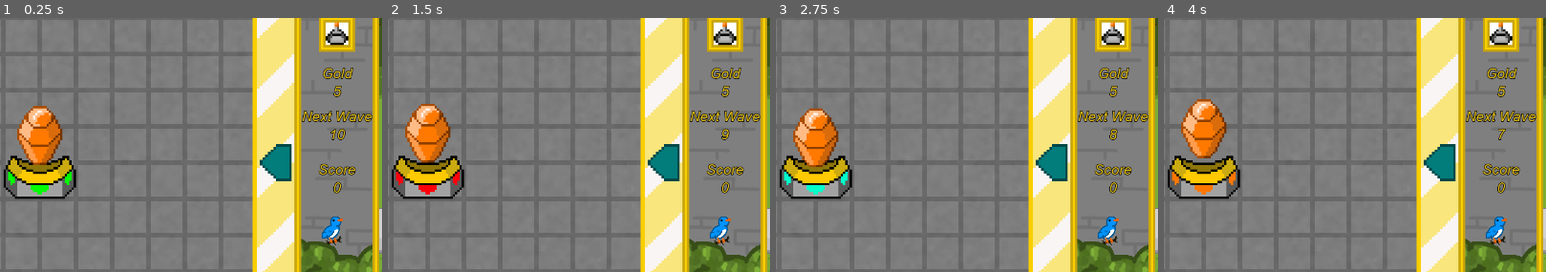
Above: before the commit, frames 1-4 (left to right).
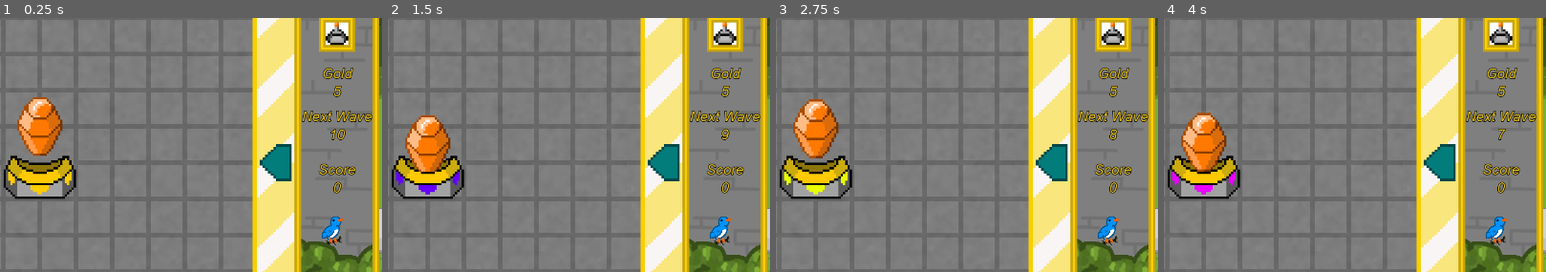
Above: after the commit, the same moments.

Repository: Evellior/GGJ22
Game: Godot game, scene res://Main.tscn
Two runs of this game, one before a commit and one after it. Both use one fixed random seed, a clock stepped at 60 frames per second and the inputs below.
Inputs (mouse positions are % of the whole screen's width and height, from its top left):
- Up to frame 1 (0.25 s): no input
- Up to frame 2 (1.5 s): click "Build Thumper" at 0.5 s; click "Build Thumper" at 1.25 s
- Up to frame 3 (2.75 s): click "Build Thumper" at 2 s
- Up to frame 4 (4 s): move the mouse to (72, 7) at 2.77 s; click (72, 7) at 2.92 s; move the mouse to (72, 16) at 3.52 s; click (72, 16) at 3.67 s
The pictures show only the part of the screen within x 28-78%, y 22-71%; the shares and areas given below are measured in that part.

The runs differ from the first frame. In frame 1, 2.1% of the frame differs, in the area x 2-19%, y 31-70%; in frame 2, 2.3%; in frame 3, 2.1%; in frame 4, 2.4%.
Error after the commit: Parse Error: Variable "Range" shadows a native class. (res://Goblins/GoblinAttack.gd:3)

Commit message:
towers take damage

Diff:
--- /dev/null
+++ b/Buildings/Building.gd
@@ -0,0 +1,34 @@
+extends Node2D
+
+signal reg_hit
+
+export var Health : float = 100.0
+export var Size : float = 64.0
+
+# Declare member variables here. Examples:
+# var a = 2
+# var b = "text"
+
+
+# Called when the node enters the scene tree for the first time.
+func _ready():
+	var s = Size/2
+	$Boundary.shape.extents = Vector2(s,s)
+	pass # Replace with function body.
+
+
+# Called every frame. 'delta' is the elapsed time since the previous frame.
+#func _process(delta):
+#	pass
+
+func TakeDamage(ammount):
+	Health -= ammount
+	if(Health <= 0): Die()
+
+func Die():
+	print("A tower has collapsed!")
+	self.get_parent().get_parent().RemoveBuilding(self.global_position)
+	self.get_parent().queue_free()
+
+func _on_reg_hit():
+	TakeDamage(1)
--- a/Buildings/Building.tscn
+++ b/Buildings/Building.tscn
@@ -1,11 +1,13 @@
-[gd_scene load_steps=2 format=2]
+[gd_scene load_steps=3 format=2]
+
+[ext_resource path="res://Buildings/Building.gd" type="Script" id=1]
 
 [sub_resource type="RectangleShape2D" id=1]
 
-[node name="Node2D" type="Node2D"]
+[node name="Area2D" type="Area2D" groups=["buildings"]]
+script = ExtResource( 1 )
 
-[node name="Area2D" type="Area2D" parent="."]
+[node name="Boundary" type="CollisionShape2D" parent="."]
+shape = SubResource( 1 )
 
-[node name="CollisionShape2D" type="CollisionShape2D" parent="Area2D"]
-scale = Vector2( 3.2, 3.2 )
-shape = SubResource( 1 )
+[connection signal="reg_hit" from="." to="." method="_on_reg_hit"]
--- a/Buildings/Core.tscn
+++ b/Buildings/Core.tscn
@@ -1,6 +1,7 @@
 [gd_scene load_steps=17 format=2]
 
 [ext_resource path="res://Art/tower_corex64.png" type="Texture" id=1]
+[ext_resource path="res://Buildings/Building.tscn" type="PackedScene" id=2]
 [ext_resource path="res://Buildings/Core.gd" type="Script" id=3]
 
 [sub_resource type="AtlasTexture" id=1]
@@ -67,21 +68,18 @@
 } ]
 
 [sub_resource type="CircleShape2D" id=13]
-radius = 64.0
-
-[sub_resource type="CircleShape2D" id=14]
-radius = 60.0
+radius = 100.0
 
 [node name="Area2D" type="Area2D"]
 script = ExtResource( 3 )
 
 [node name="AnimatedSprite" type="AnimatedSprite" parent="."]
+position = Vector2( 2, -30 )
 frames = SubResource( 12 )
-frame = 10
+frame = 7
 playing = true
 
 [node name="Attack Area" type="Area2D" parent="."]
-position = Vector2( 0, 30 )
 
 [node name="AttackCollisionShape2D" type="CollisionShape2D" parent="Attack Area"]
 shape = SubResource( 13 )
@@ -90,9 +88,8 @@
 [node name="AttackTimer" type="Timer" parent="."]
 wait_time = 3.0
 
-[node name="CollisionShape2D" type="CollisionShape2D" parent="."]
-position = Vector2( 0, 32 )
-shape = SubResource( 14 )
+[node name="Building" parent="." instance=ExtResource( 2 )]
+Size = 128.0
 
 [connection signal="area_entered" from="Attack Area" to="." method="_on_Attack_Area_area_entered"]
 [connection signal="timeout" from="AttackTimer" to="." method="_on_AttackTimer_timeout"]
--- a/Buildings/SolarRail.tscn
+++ b/Buildings/SolarRail.tscn
@@ -50,10 +50,11 @@
 
 [node name="AnimatedSprite" type="AnimatedSprite" parent="."]
 frames = SubResource( 7 )
-frame = 5
+frame = 4
 playing = true
 
-[node name="Node2D" parent="." instance=ExtResource( 2 )]
+[node name="Building" parent="." instance=ExtResource( 2 )]
+Health = 10.0
 
 [node name="Attack Area" type="Area2D" parent="."]
 
@@ -62,6 +63,5 @@
 disabled = true
 
 [node name="AttackTimer" type="Timer" parent="."]
-wait_time = 3.0
 
 [connection signal="timeout" from="AttackTimer" to="." method="_on_AttackTimer_timeout"]
--- a/Buildings/SupplyBeacon.tscn
+++ b/Buildings/SupplyBeacon.tscn
@@ -35,7 +35,9 @@
 
 [node name="AnimatedSprite" type="AnimatedSprite" parent="."]
 frames = SubResource( 7 )
-frame = 1
+frame = 3
 playing = true
 
-[node name="Node2D" parent="." instance=ExtResource( 2 )]
+[node name="Building" parent="." instance=ExtResource( 2 )]
+position = Vector2( 0, 15 )
+Size = 196.0
--- a/Buildings/Thumper.tscn
+++ b/Buildings/Thumper.tscn
@@ -50,10 +50,11 @@
 
 [node name="AnimatedSprite" type="AnimatedSprite" parent="."]
 frames = SubResource( 8 )
-frame = 1
+frame = 4
 playing = true
 
-[node name="Node2D" parent="." instance=ExtResource( 2 )]
+[node name="Building" parent="." instance=ExtResource( 2 )]
+Health = 15.0
 
 [node name="Attack Area" type="Area2D" parent="."]
 
--- a/Goblins/Goblin.gd
+++ b/Goblins/Goblin.gd
@@ -76,12 +76,14 @@
 		Sprites.animation = Anim[1]
 
 
-func _on_Goblin_area_entered(_Other):
-	Bouncing += 1
+func _on_Goblin_area_entered(sender):
+	if(sender.is_in_group("buildings")):
+		Bouncing += 1
 
 
-func _on_Goblin_area_exited(_Other):
-	Bouncing -= 1
+func _on_Goblin_area_exited(sender):
+	if(sender.is_in_group("buildings")):
+		Bouncing -= 1
 
 
 func _on_hit_reg():
--- a/Goblins/Goblin.tscn
+++ b/Goblins/Goblin.tscn
@@ -1,7 +1,8 @@
-[gd_scene load_steps=4 format=2]
+[gd_scene load_steps=5 format=2]
 
 [ext_resource path="res://Goblins/Goblin Animations.tres" type="SpriteFrames" id=1]
 [ext_resource path="res://Goblins/Goblin.gd" type="Script" id=2]
+[ext_resource path="res://Goblins/GoblinAttack.tscn" type="PackedScene" id=3]
 
 [sub_resource type="CircleShape2D" id=1]
 radius = 15.0
@@ -17,7 +18,12 @@
 [node name="GoblinSprite" type="AnimatedSprite" parent="."]
 frames = ExtResource( 1 )
 animation = "Left"
+frame = 2
 playing = true
+
+[node name="Attack" parent="." instance=ExtResource( 3 )]
+Range = 120.0
+Attack_Cooldown = 0.5
 
 [connection signal="area_entered" from="." to="." method="_on_Goblin_area_entered"]
 [connection signal="area_exited" from="." to="." method="_on_Goblin_area_exited"]
--- /dev/null
+++ b/Goblins/GoblinAttack.gd
@@ -0,0 +1,33 @@
+extends Node2D
+
+export var Range : float = 70
+export var Attack_Cooldown : float = 1
+
+# Declare member variables here. Examples:
+# var a = 2
+# var b = "text"
+var fireConsumed = false
+
+# Called when the node enters the scene tree for the first time.
+func _ready():
+	var AttackTimer = get_node("AttackTimer")
+	AttackTimer.start()
+
+# Called every frame. 'delta' is the elapsed time since the previous frame.
+func _process(_delta):
+	var AttackShape = get_node("Attack Area/AttackCollisionShape2D")
+	if(!AttackShape.get("disabled") && !fireConsumed):
+		var inRange = $"Attack Area".get_overlapping_areas()
+		for i in inRange.size():
+			var target = inRange[i]
+			if(target.is_in_group("buildings")):
+				AttackShape.set_deferred("disabled", true)
+				fireConsumed = true
+				target.emit_signal("reg_hit")
+				break
+
+# Attack Timer
+func _on_AttackTimer_timeout():
+	var AttackShape = get_node("Attack Area/AttackCollisionShape2D")
+	AttackShape.set_deferred("disabled", false)
+	fireConsumed = false
--- /dev/null
+++ b/Goblins/GoblinAttack.tscn
@@ -0,0 +1,19 @@
+[gd_scene load_steps=3 format=2]
+
+[ext_resource path="res://Goblins/GoblinAttack.gd" type="Script" id=1]
+
+[sub_resource type="CircleShape2D" id=1]
+radius = 70.0
+
+[node name="Node2D" type="Node2D"]
+script = ExtResource( 1 )
+
+[node name="Attack Area" type="Area2D" parent="."]
+
+[node name="AttackCollisionShape2D" type="CollisionShape2D" parent="Attack Area"]
+shape = SubResource( 1 )
+disabled = true
+
+[node name="AttackTimer" type="Timer" parent="."]
+
+[connection signal="timeout" from="AttackTimer" to="." method="_on_AttackTimer_timeout"]
--- a/Main.gd
+++ b/Main.gd
@@ -225,8 +225,8 @@
 	buildings.push_back(getGridRoundedLocation(bottomRight))
 
 	#offset for animation
-	newBuilding.position.x += 2
-	newBuilding.position.y -= 30
+	# newBuilding.position.x += 2
+	# newBuilding.position.y -= 30
 	add_child(newBuilding)
 
 func placeThumper(location):
@@ -279,6 +279,13 @@
 		buildings.push_back(getGridRoundedLocation(newBuilding.position))
 		return true
 	return false
+
+func RemoveBuilding(location):
+	location = getGridRoundedLocation(location)
+	for i in buildings.size():
+		if (getGridRoundedLocation(buildings[i]).distance_to(location) < 32):
+			buildings.remove(i)
+			break
 ## Menu
 
 func setBuildThumper():
